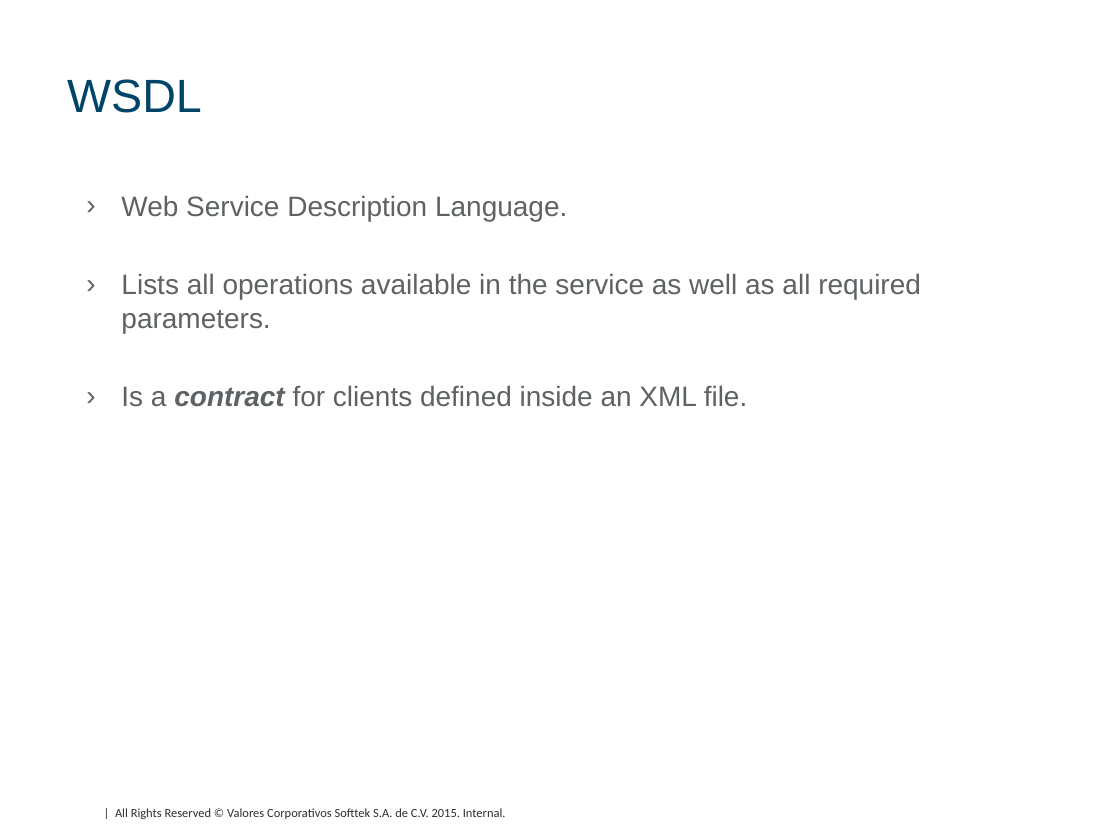
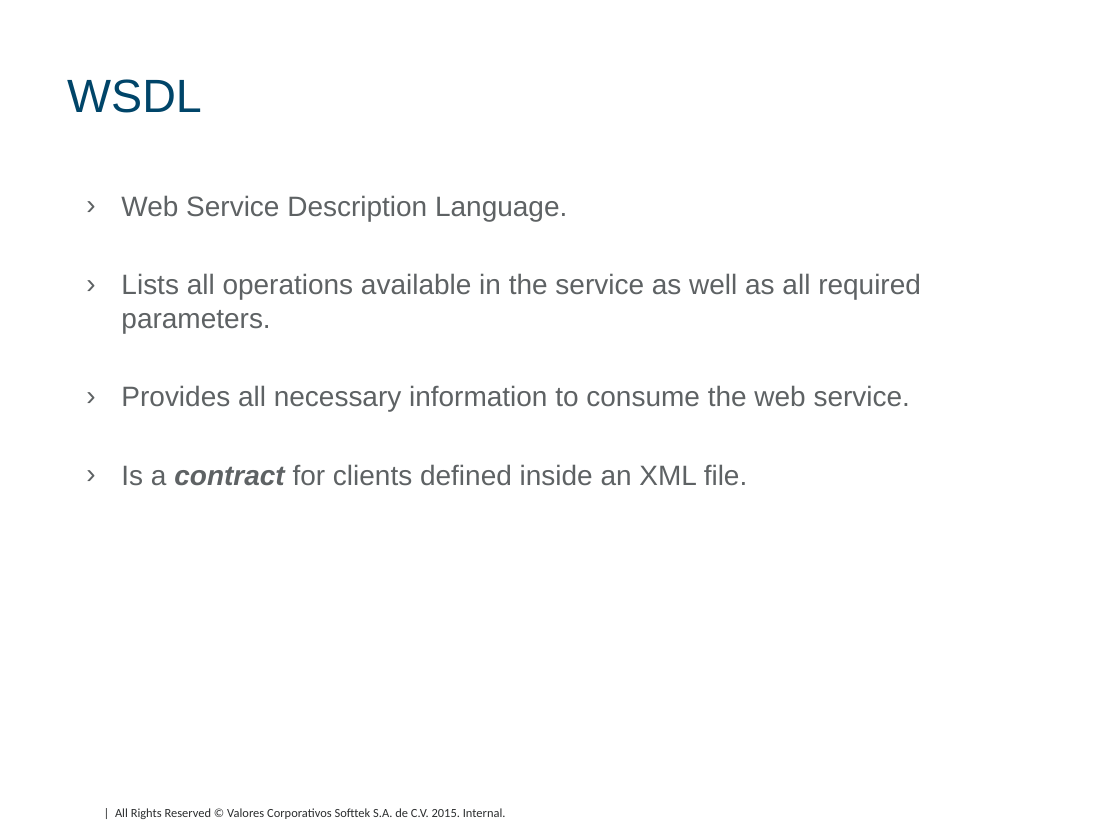
Before and after one commit to DavidHertz/WebServices, a slide deck: slide 10 of SOAP/doc/SOAP.pptx. Drawn at 1120x840 pixels with LibreOffice and Linux fonts; fonts in the diff are those of the drawing; background and template pictures are left out. Boxes give left, top, right and bottom in pixels: in the first picture for what was removed or moved away, otherwise in the second. Text is boxed around its words. In the diff, an @@ line names an element or a change of style, - is before the commit and + after.

```diff
--- a/SOAP/doc/SOAP.pptx
+++ b/SOAP/doc/SOAP.pptx
@@ text at box(121, 385, 910, 411): paragraph added @@
+› Provides all necessary information to consume the web service.
```
Also in this commit, not shown: 3 other slides changed, 9 slides added, 12 slides removed, 16 other files.
